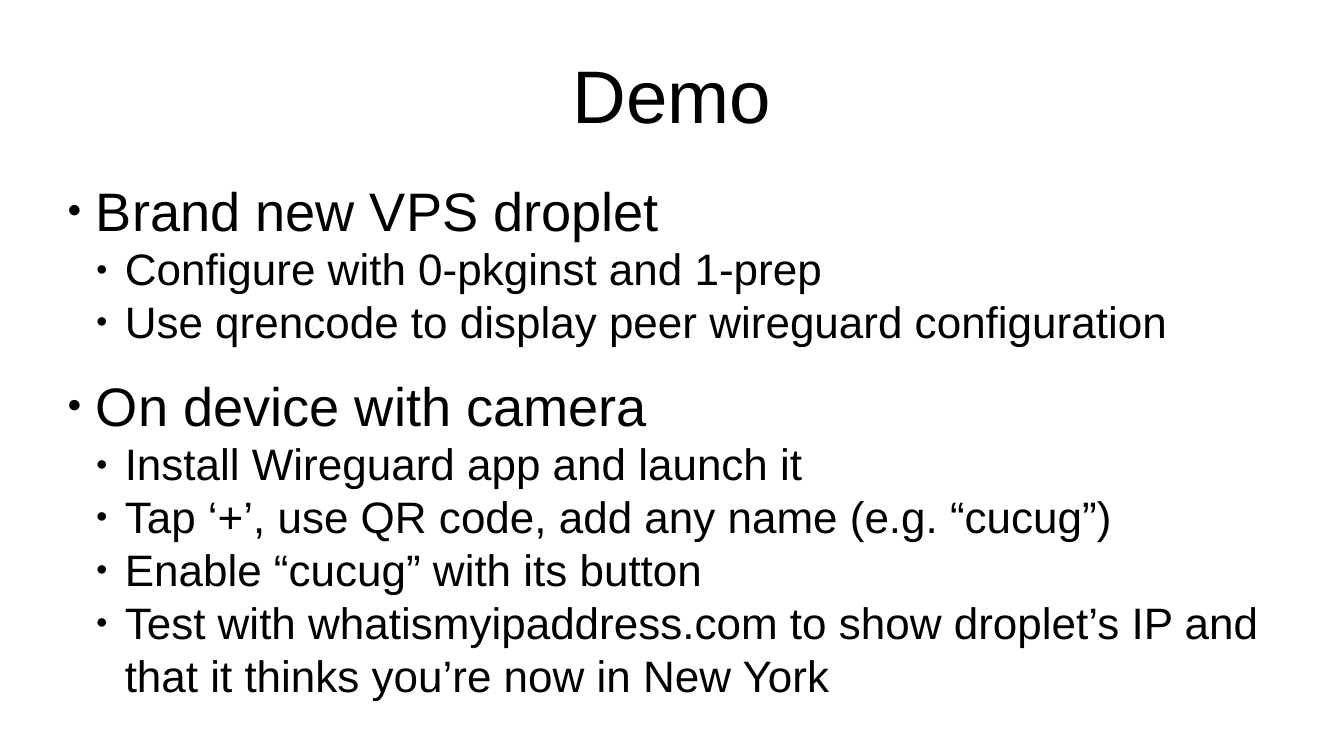
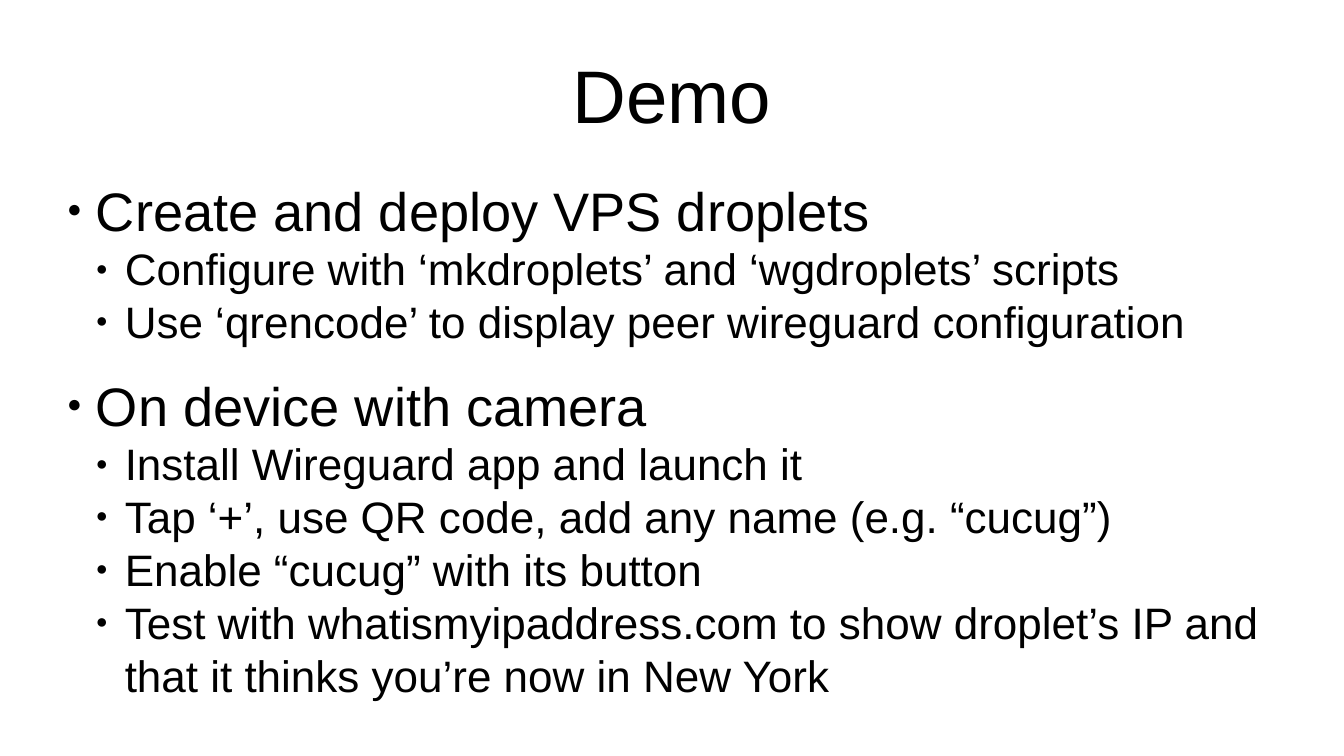
Before and after one commit to qbarnes/cucug_presentations, a slide deck: slide 11 of WireGuard-20220217/cucug-wireguard.odp. Drawn at 1344x756 pixels with LibreOffice and Linux fonts; fonts in the diff are those of the drawing. Boxes give left, top, right and bottom in pixels: in the first picture for what was removed or moved away, otherwise in the second. Text is boxed around its words. In the diff, an @@ line names an element or a change of style, - is before the commit and + after.

```diff
--- a/WireGuard-20220217/cucug-wireguard.odp
+++ b/WireGuard-20220217/cucug-wireguard.odp
@@ subtitle at (x1=96, y1=191, x2=1185, y2=347): text changed @@
-● Brand new VPS droplet
-  ● Configure with 0-pkginst and 1-prep
-  ● Use qrencode to display peer wireguard configuration
+● Create and deploy VPS droplets
+  ● Configure with ‘mkdroplets’ and ‘wgdroplets’ scripts
+  ● Use ‘qrencode’ to display peer wireguard configuration
```
Also in this commit, not shown: 3 other slides changed, 1 other file.
